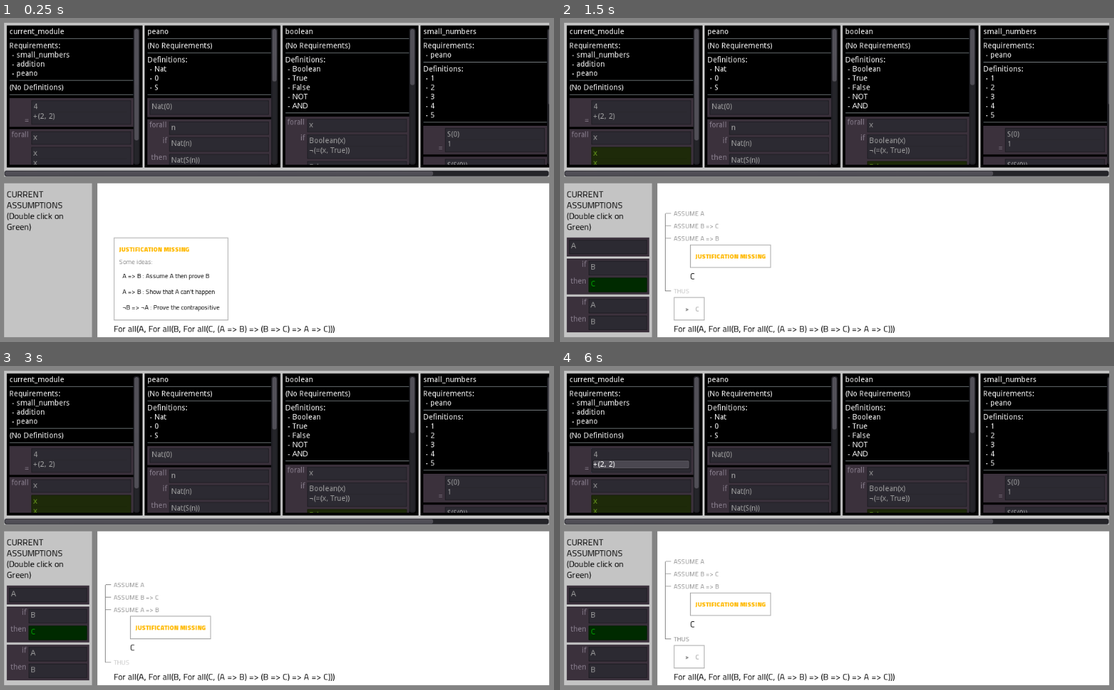
Above: before the commit, frames 1-4 (two rows, left to right).
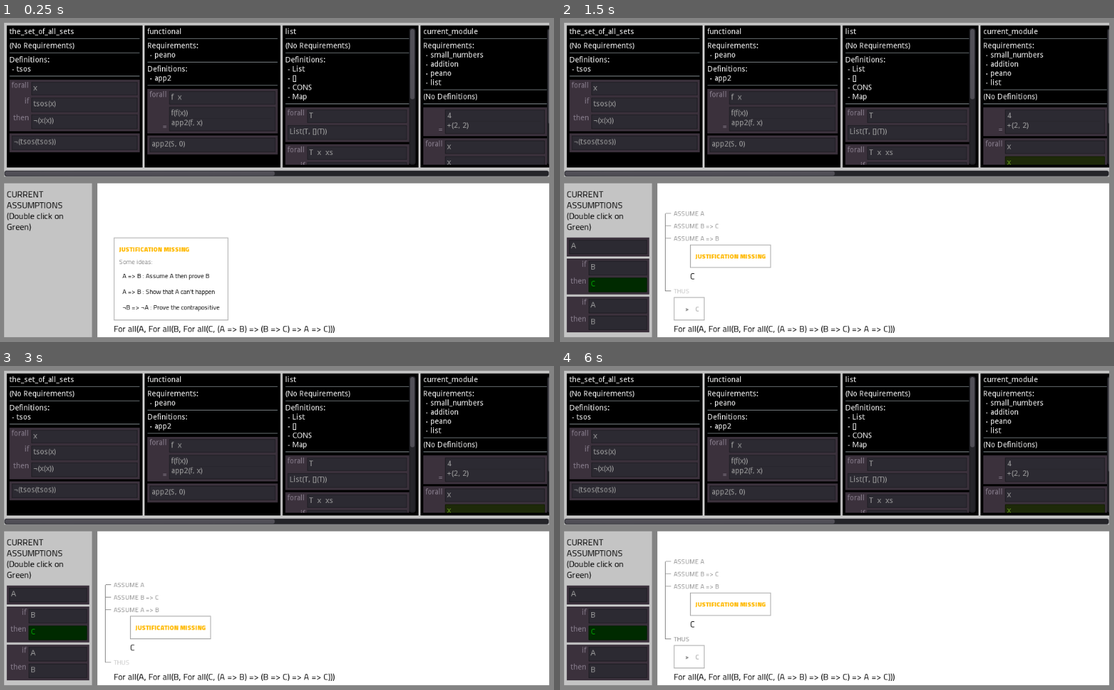
Above: after the commit, the same moments.

Repository: Negabinary/Math-Playground
Game: Godot game, scene res://Main.tscn
Two runs of this game, one before a commit and one after it. Both use one fixed random seed, a clock stepped at 60 frames per second and the inputs below.
Inputs (mouse positions are in pixels of both pictures, inside the frame that each line leads up to):
- Up to frame 1 (0.25 s): no input
- Up to frame 2 (1.5 s): click "A => B : Assume A then prove B" at 0.5 s; click (881, 312) at 1.25 s
- Up to frame 3 (3 s): click (127, 657) at 2 s; click (321, 638) at 2.75 s
- Up to frame 4 (6 s): click (881, 660) at 3.5 s; click (687, 657) at 4.25 s; click (687, 657) at 5 s; tap Enter at 5.75 s; drag from (632, 459) to (892, 456) at 5.77 s

The runs differ from the first frame. In frame 1, 10% of the frame differs, in the area x 1-100%, y 3-49%; in frame 2, 11%; in frame 3, 11%; in frame 4, 12%.

Commit message:
Update Examples

Diff:
--- a/Modules.gd
+++ b/Modules.gd
@@ -10,7 +10,7 @@
 
 
 func initialise(selection_handler:SelectionHandler):
-	for module_name in ["current_module","peano", "boolean", "small_numbers","addition"]:
+	for module_name in ["the_set_of_all_sets","functional","list","current_module","peano", "boolean", "small_numbers","addition"]:
 		add_module(module_loader.get_module(module_name), module_name, selection_handler)
 
 
--- a/lib/current_module.tres
+++ b/lib/current_module.tres
@@ -1,6 +1,7 @@
 @R small_numbers
 @R addition
 @R peano
+@R list
 
 @= +(2,2)
 @> 4
@@ -10,3 +11,5 @@
 @> x
 
 @> Nat(4)
+
+@> Map(S,CONS(1,CONS(2,[])))
--- /dev/null
+++ b/lib/functional.tres
@@ -0,0 +1,12 @@
+@R peano
+
+@A T : TAG
+@D app2 : (T -> T) -> (T -> T)
+
+@a T : TAG
+@A f : (T -> T)
+@A x : T
+@= app2(f,x)
+@> f(f(x))
+
+@> app2(S,0)
--- /dev/null
+++ b/lib/list.tres
@@ -0,0 +1,35 @@
+@D List : TAG -> TAG
+
+@A T : TAG
+@D [] : List(T)
+
+@A T : TAG
+@> List(T)([](T))
+
+@A T : TAG
+@D CONS : List(T), T -> List(T)
+
+@A T : TAG
+@A x : T
+@A xs : List(T)
+@< List(T)(xs)
+@< T(x)
+@> List(T)(CONS(x,xs))
+
+@a T1 : TAG
+@a T2 : TAG
+@D Map : List(T1) -> List(T2)
+
+@a T1 : TAG
+@a T2 : TAG
+@A f : T1 -> T2
+@= Map(f,[])
+@> []
+
+@a T1 : TAG
+@a T2 : TAG
+@A f : T1 -> T2
+@A l : List(T1)
+@A x : T1
+@= Map(f,CONS(x,l))
+@> CONS(f(x),Map(f,l))
--- /dev/null
+++ b/lib/the_set_of_all_sets.tres
@@ -0,0 +1,7 @@
+@D tsos : TAG
+
+@A x : ANY
+@< tsos(x)
+@> ¬(x(x))
+
+@> ¬(tsos(tsos))
